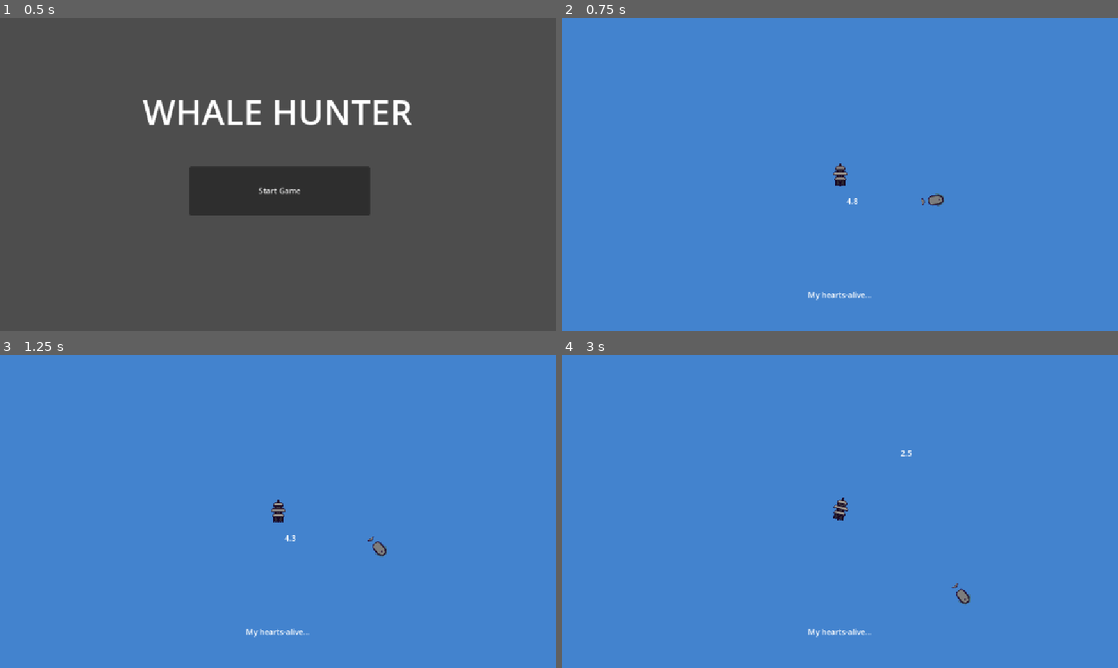
Above: before the commit, frames 1-4 (two rows, left to right).
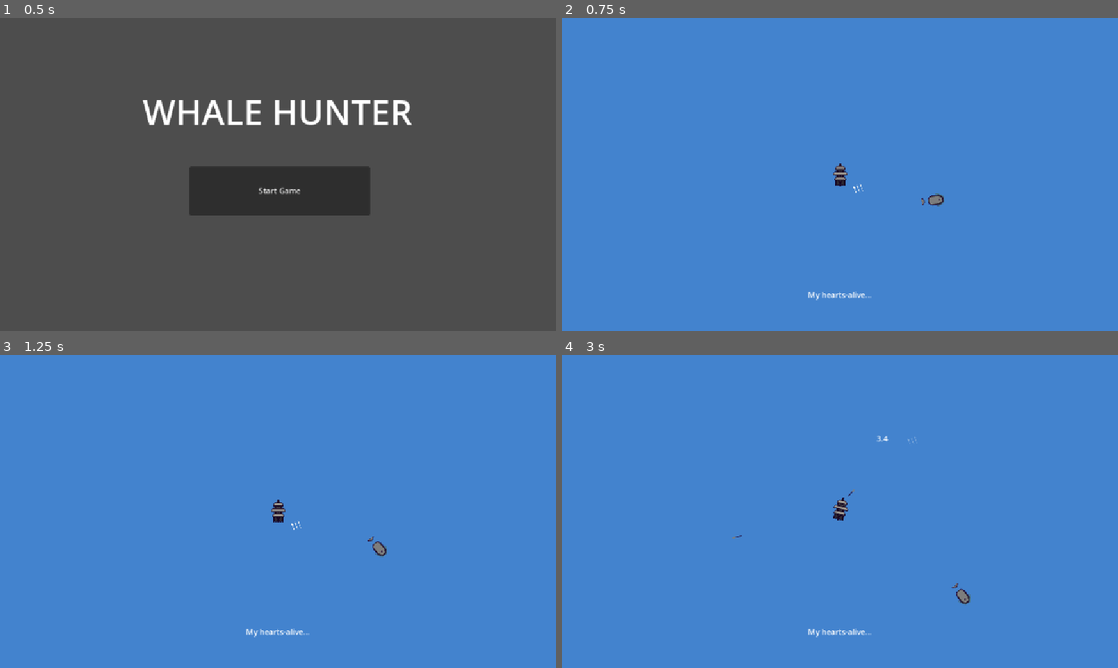
Above: after the commit, the same moments.

Repository: Waldoz53/whale-hunter
Game: Godot game, scene res://Scenes/start_menu.tscn
Same seed, same stepped clock (60 frames per second), same inputs: the game is played once before the commit and once after it.
Inputs (mouse positions are in pixels of both pictures, inside the frame that each line leads up to):
- Up to frame 1 (0.5 s): no input
- Up to frame 2 (0.75 s): click "Start Game" at 0.5 s
- Up to frame 3 (1.25 s): no input
- Up to frame 4 (3 s): move the mouse to (962, 495) at 1.27 s; hold D (turn_right) 1.28-2 s; click (962, 495) at 1.42 s; drag from (728, 527) to (840, 508) at 2.02 s; move the mouse to (895, 442) at 2.77 s; hold D (turn_right) from 2.78 s (still down); click (895, 442) at 2.92 s

Frame 1 is identical in both runs. In frame 2, less than 0.1% of the frame differs, in the area x 51-55%, y 52-60%; in frame 3, less than 0.1%; in frame 4, less than 0.1%, in the area x 30-64%, y 25-59%.

Commit message:
updated spear mechanics

Diff:
--- a/Scenes/main.tscn
+++ b/Scenes/main.tscn
@@ -9,11 +9,11 @@
 [ext_resource type="Script" uid="uid://xa7iikvnsrh1" path="res://Scripts/whale_factory.gd" id="4_jjvhh"]
 [ext_resource type="Script" uid="uid://kh3d62kwnesh" path="res://Scripts/quote_overlay.gd" id="4_jkdf5"]
 [ext_resource type="PackedScene" uid="uid://dd4bnfh7ga2tp" path="res://Scenes/whale.tscn" id="5_kry3j"]
+[ext_resource type="Texture2D" uid="uid://ch7qlld63p543" path="res://Tiles/whale_hunter Sprites/spear_icon.png" id="5_wsu2k"]
 [ext_resource type="AudioStream" uid="uid://coef7qitgu8w7" path="res://Sounds/wood-crash.wav" id="6_ynf5e"]
 [ext_resource type="AudioStream" uid="uid://n8nrmmw2ub4s" path="res://Sounds/crossbow-fire.wav" id="8_344ge"]
 [ext_resource type="AudioStream" uid="uid://yhgd5lblwumn" path="res://Sounds/wood-creaking_new.wav" id="8_hptm8"]
 [ext_resource type="AudioStream" uid="uid://bw86d8viw8adf" path="res://Sounds/canvas-dropcloth-snap-2.wav" id="9_d1ilt"]
-[ext_resource type="AudioStream" uid="uid://cwpep7l0jtpgk" path="res://Music/Hearts Alive.mp3" id="12_6iyac"]
 
 [sub_resource type="LabelSettings" id="LabelSettings_fdnlq"]
 font_size = 32
@@ -61,6 +61,7 @@
 [node name="QuoteOverlay" type="Control" parent="UI"]
 process_mode = 3
 visible = false
+z_index = 15
 layout_mode = 3
 anchors_preset = 15
 anchor_right = 1.0
@@ -86,6 +87,36 @@
 offset_right = 1152.0
 offset_bottom = 648.0
 color = Color(0, 0, 0, 1)
+
+[node name="AmmoCounter" type="Control" parent="UI"]
+layout_mode = 3
+anchors_preset = 0
+offset_left = 527.0
+offset_top = 574.0
+offset_right = 631.0
+offset_bottom = 614.0
+rotation = -0.349066
+
+[node name="Spear1" type="TextureRect" parent="UI/AmmoCounter"]
+layout_mode = 2
+offset_left = 29.0
+offset_right = 61.0
+offset_bottom = 40.0
+texture = ExtResource("5_wsu2k")
+
+[node name="Spear2" type="TextureRect" parent="UI/AmmoCounter"]
+layout_mode = 2
+offset_left = 36.0
+offset_right = 68.0
+offset_bottom = 40.0
+texture = ExtResource("5_wsu2k")
+
+[node name="Spear3" type="TextureRect" parent="UI/AmmoCounter"]
+layout_mode = 2
+offset_left = 43.0
+offset_right = 75.0
+offset_bottom = 40.0
+texture = ExtResource("5_wsu2k")
 
 [node name="Player" type="Area2D" parent="."]
 z_index = 3
@@ -136,8 +167,3 @@
 
 [node name="Whale" parent="." instance=ExtResource("5_kry3j")]
 position = Vector2(126, 32)
-
-[node name="BackgroundMusic" type="AudioStreamPlayer" parent="."]
-stream = ExtResource("12_6iyac")
-volume_db = -17.5
-autoplay = true
--- a/Scenes/spear.tscn
+++ b/Scenes/spear.tscn
@@ -4,14 +4,14 @@
 [ext_resource type="Texture2D" uid="uid://cr572ct0iiym6" path="res://Tiles/whale_hunter Sprites/whale_hunter03.png" id="2_y4joh"]
 
 [sub_resource type="RectangleShape2D" id="RectangleShape2D_7nbcr"]
-size = Vector2(2, 9)
+size = Vector2(2, 12)
 
 [node name="Spear" type="Area2D" groups=["spears"]]
 z_index = 5
 script = ExtResource("1_y4joh")
 
 [node name="CollisionShape2D" type="CollisionShape2D" parent="."]
-position = Vector2(0, 0.5)
+position = Vector2(0, 1)
 shape = SubResource("RectangleShape2D_7nbcr")
 
 [node name="Sprite2D" type="Sprite2D" parent="."]
--- a/Scripts/player.gd
+++ b/Scripts/player.gd
@@ -19,29 +19,44 @@
 @onready var spear_spawner = $SpearSpawn
 var can_shoot := false
 var cooldown := 5.0
-var cooldown_timer := 5.0
+var cooldown_timer := 2.5
+const MAX_SPEARS := 3
+var spear_cooldowns := []
 
 # ui/other nodes
 @onready var cooldown_label = $"../UI/CooldownLabel"
 @onready var sprite := $"Sprite2D"
 var original_modulate = null
+@onready var ammo_icons := [
+	$"../UI/AmmoCounter/Spear1",
+	$"../UI/AmmoCounter/Spear2",
+	$"../UI/AmmoCounter/Spear3"
+]
 
 func _ready() -> void:
 	cooldown_label.text = ""
 	original_modulate = sprite.modulate
+	spear_cooldowns = []
+	for i in MAX_SPEARS:
+		spear_cooldowns.append(0.0)
 
 func _input(event: InputEvent) -> void:
 	if event is InputEventMouseButton and event.pressed and event.button_index == MOUSE_BUTTON_LEFT:
-		if can_shoot:
+		var ready_index = _get_ready_spear_index()
+		if ready_index != -1:
 			_launch_spear(get_global_mouse_position())
-			can_shoot = false
-			cooldown_timer = cooldown
+			spear_cooldowns[ready_index] = cooldown
+		#if can_shoot:
+			#_launch_spear(get_global_mouse_position())
+			#can_shoot = false
+			#cooldown_timer = cooldown
 
 func _physics_process(delta: float) -> void:
-	if not can_shoot:
-		cooldown_timer -= delta
-		if cooldown_timer <= 0:
-			can_shoot = true
+	for i in spear_cooldowns.size():
+		if spear_cooldowns[i] > 0:
+			spear_cooldowns[i] -= delta
+			if spear_cooldowns[i] < 0:
+				spear_cooldowns[i] = 0
 
 	if not can_be_hit:
 		hit_timer_interval += delta
@@ -53,6 +68,8 @@
 
 func _process(_delta: float) -> void:
 	_update_cooldown_label()
+	_update_ammo_icons()
+	_update_ammo_ui_position()
 
 func _movement(delta: float):
 	var input_dir = -transform.y
@@ -93,12 +110,36 @@
 
 func _update_cooldown_label():
 	var mouse_pos = get_viewport().get_mouse_position()
-	cooldown_label.position = mouse_pos + Vector2(10, 10)
+	cooldown_label.position = mouse_pos + Vector2(-40, -20)
 
-	if not can_shoot:
-		cooldown_label.text = str(cooldown_timer).pad_decimals(1)
+	var next_ready_time := cooldown
+	for cd in spear_cooldowns:
+		if cd <= 0:
+			next_ready_time = 0
+			break
+		next_ready_time = min(next_ready_time, cd)
+
+	if next_ready_time > 0:
+		cooldown_label.text = str(next_ready_time).pad_decimals(1)
 	else:
 		cooldown_label.text = ""
+
+func _update_ammo_ui_position():
+	var mouse_pos = get_viewport().get_mouse_position()
+	$"../UI/AmmoCounter".position = mouse_pos + Vector2(-20, 0)
+
+func _update_ammo_icons():
+	for i in ammo_icons.size():
+		if spear_cooldowns[i] <= 0:
+			ammo_icons[i].modulate = Color(1, 1, 1)  # Fully visible
+		else:
+			ammo_icons[i].modulate = Color(1, 1, 1, 0.3)  # Faded
+
+func _get_ready_spear_index() -> int:
+	for i in spear_cooldowns.size():
+		if spear_cooldowns[i] <= 0:
+			return i
+	return -1
 
 func take_damage():
 	if not can_be_hit:
--- a/Scripts/whale.gd
+++ b/Scripts/whale.gd
@@ -16,7 +16,7 @@
 
 enum ReactionState { IDLE, FLEEING, ATTACKING }
 var state := ReactionState.IDLE
-var reaction_speed := 120.0
+var reaction_speed := 90.0
 
 @onready var main_sprite := $MainSprite
 @onready var dead_sprite := $DeadSprite
@@ -57,9 +57,7 @@
 	if hp <= 0:
 		_die()
 
-	if speed > 10:
-		speed -= 10
-	if reaction_speed > 10:
+	if reaction_speed > speed:
 		reaction_speed -= 10
 
 	spear.direction = Vector2.ZERO
@@ -117,8 +115,6 @@
 		_apply_white_whale_sprite()
 		player.track_whale(self)
 		$"../UI/LogLabel".text = "A white whale is near..."
-		$"../BackgroundMusic".stream = load("res://Music/Blood And Thunder.mp3")
-		$"../BackgroundMusic".play()
 	else:
 		hp = randi_range(1, 10)
 		speed = randf_range(20.0, 50.0)
@@ -135,12 +131,9 @@
 	dead_sprite.texture = preload("res://Tiles/whale_hunter Sprites/white_whale_DEAD.png")
 
 func _die():
-	player.hp += 1
-
 	is_dead = true
 	$"../.".register_whale_kill()
 	set_physics_process(false)
-	set_process(false)
 
 	direction = Vector2.ZERO
 
Binary file added: Tiles/whale_hunter Sprites/spear_icon.png
Not shown, added: Tiles/whale_hunter Sprites/spear_icon.png.import
Binary file changed: Tiles/whale_hunter Sprites/whale_hunter03.png
Not shown, changed: README.md
